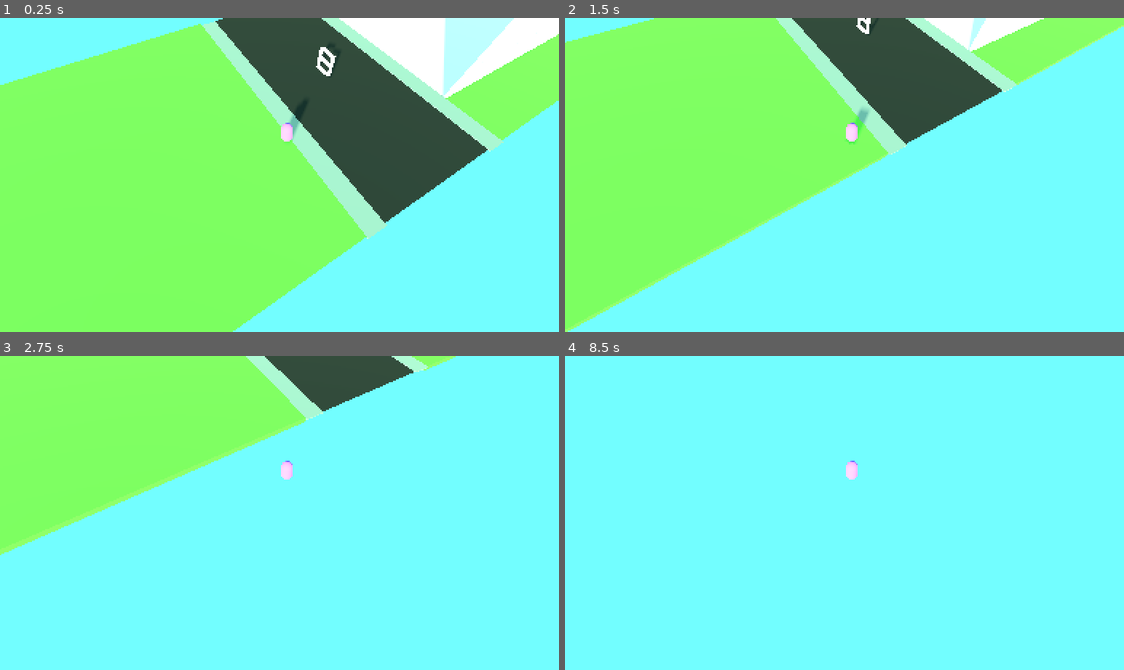
Above: before the commit, frames 1-4 (two rows, left to right).
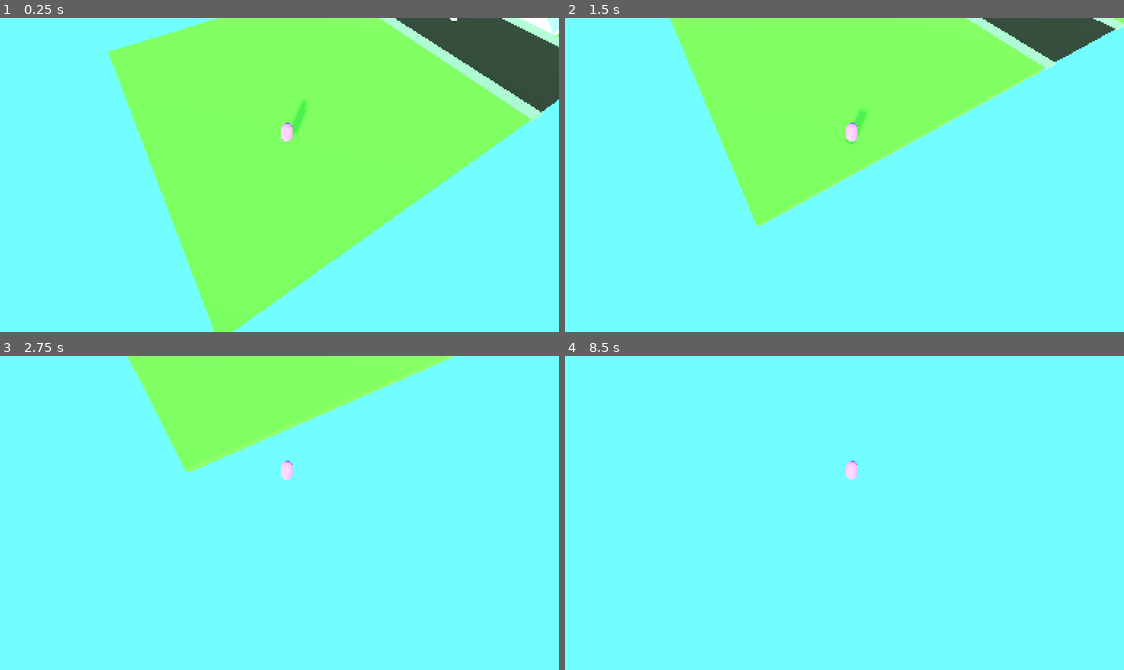
Above: after the commit, the same moments.

Repository: Shenanigans-and-also-tomfoolery/Soup-Stealer
Game: Godot game, scene res://level scenes/testWorld.tscn
Same seed, same stepped clock (60 frames per second), same inputs: the game is played once before the commit and once after it. The project has no main scene, so this scene is started directly.
Inputs:
- Up to frame 1 (0.25 s): no input
- Up to frame 2 (1.5 s): tap Enter (ui_accept) at 0.5, 0.77 s; hold D (right) 0.53-1.28 s; hold Shift (sprint) 0.53-1.28 s; hold S (down) from 1.28 s (still down); tap Shift (sprint) at 1.35 s
- Up to frame 3 (2.75 s): tap Enter (ui_accept) at 1.52 s; release S (down) at 2.03 s; hold D (right) from 2.03 s (still down); hold Shift (sprint) from 2.03 s (still down)
- Up to frame 4 (8.5 s): release D (right) at 2.78 s; release Shift (sprint) at 2.78 s; hold W (up) 2.78-3.53 s; tap Shift (sprint) every 1.5 s from 2.85 to 7.35 s; tap Enter (ui_accept) at 3.02, 3.77, 4.25, 4.52, 5, 5.75, 6.02, 6.5, 6.77, 7.25, 7.52 s; hold Shift (sprint) 3.53-4.28 s; hold A (left) 3.53-5.03 s; hold S (down) 5.03-5.78 s; hold Shift (sprint) 5.03-5.78 s; hold D (right) 5.78-6.53 s; hold W (up) 6.53-7.28 s; hold Shift (sprint) 6.53-7.28 s; hold D (right) 7.28-8.03 s; hold S (down) from 8.03 s (still down); hold Shift (sprint) from 8.03 s (still down)

The runs differ from the first frame. In frame 1, 50% of the frame differs, in the area x 0-100%, y 0-100%; in frame 2, 36%; in frame 3, 19%; in frame 4, less than 0.1%.

Commit message:
hide shop when you go in
area 3d still buggy asf

Diff:
--- a/level scenes/Shop.gd
+++ b/level scenes/Shop.gd
@@ -1,29 +1,39 @@
 extends Node3D
 
-
+var inShop = false
+var weirdBugfix = false
 # Called when the node enters the scene tree for the first time.
 func _ready():
+	inShop = false
 	pass # Replace with function body.
 
 
 # Called every frame. 'delta' is the elapsed time since the previous frame.
 func _process(delta):
-	pass
+	print(inShop)
+	if inShop == false: #if we're in the shop, hide the roof
+		get_node("Roof").visible = true
+	else:
+		get_node("Roof").visible = false
 
 
-func _on_player_entered(body):
+func _on_player_entered(CharacterBody3D):
+	inShop = true
 	print("Player entered!")
-	change_roof_opacity(0.7)
+
+	#change_roof_opacity(0.7)
 
 
-func _on_area_3d_body_exited(body):
+func _on_area_3d_body_exited(CharacterBody3D):
+	inShop = false
 	print("Player exited!")
-	change_roof_opacity(0)
+
+	#change_roof_opacity(0)
 
 
-func change_roof_opacity(opacity):
+func change_roof_opacity(opacity): #this doesn't work atm
 	#get all the nodes that make up the roof and set the opacity to them
-	var roof_parts = ["Roof/Back Wall2/wall/MeshInstance3D", "snalalp", "Roof/floor2/wall/MeshInstance3D", "Roof/Left wall2/wall/MeshInstance3D"]
+	var roof_parts = ["Roof/Back Wall2/wall/MeshInstance3D", "Roof/Right Wall2/wall/MeshInstance3D", "Roof/floor2/wall/MeshInstance3D", "Roof/Left wall2/wall/MeshInstance3D"]
 	for part_path in roof_parts:
 		var part = get_node_or_null(part_path)
 		if part and part.mesh and part.mesh.surface_get_material(0):
--- a/level scenes/testWorld.tscn
+++ b/level scenes/testWorld.tscn
@@ -6,6 +6,9 @@
 [ext_resource type="PackedScene" uid="uid://dvqvocl8sq51" path="res://scenes for objects/player.tscn" id="3_n2nfb"]
 [ext_resource type="PackedScene" uid="uid://d34uelyjjtxqq" path="res://scenes for objects/road.tscn" id="5_63gqu"]
 [ext_resource type="Environment" uid="uid://ojfh4uh8h184" path="res://fancyschmancy stuff/lightingstuff.tres" id="5_figy0"]
+
+[sub_resource type="BoxShape3D" id="BoxShape3D_g4j87"]
+size = Vector3(8.9953, 2.54944, 8.43201)
 
 [sub_resource type="BoxShape3D" id="BoxShape3D_ri8ee"]
 
@@ -24,9 +27,14 @@
 lightmap_size_hint = Vector2i(14, 21)
 material = SubResource("StandardMaterial3D_xq3dg")
 
-[sub_resource type="BoxShape3D" id="BoxShape3D_g4j87"]
+[node name="testWorld" type="Node3D"]
 
-[node name="testWorld" type="Node3D"]
+[node name="Area3D" type="Area3D" parent="."]
+transform = Transform3D(3, 0, 0, 0, 3, 0, 0, 0, 3, -3.34682, 1.92778, -23.1854)
+
+[node name="CollisionShape3D" type="CollisionShape3D" parent="Area3D"]
+transform = Transform3D(1, 0, 0, 0, 1, 0, 0, 0, 1, -0.0329597, 0.664382, 0.590881)
+shape = SubResource("BoxShape3D_g4j87")
 
 [node name="Shop" type="Node3D" parent="."]
 transform = Transform3D(1, 0, 0, 0, 1, 0, 0, 0, 1, -0.00965881, -0.0699084, 1.21292)
@@ -46,6 +54,7 @@
 
 [node name="Roof" type="Node3D" parent="Shop"]
 transform = Transform3D(-1, 8.74228e-08, 0, -8.74228e-08, -1, 0, 0, 0, 1, 0, 7.9727, 0)
+visible = false
 
 [node name="Left wall2" type="Node3D" parent="Shop/Roof"]
 transform = Transform3D(0.875, 0, 0, 0, 8.22463, 0, 0, 0, 2.34, -10.0583, -1.69003, -22.2777)
@@ -100,7 +109,7 @@
 transform = Transform3D(1, 0, 0, 0, 1, 0, 0, 0, 1, 0.00543046, 0.350739, -0.0191469)
 
 [node name="Player" parent="." instance=ExtResource("3_n2nfb")]
-transform = Transform3D(1, 0, 0, 0, 1, 0, 0, 0, 1, 6.40824, 2.24769, 9.3114)
+transform = Transform3D(1, 0, 0, 0, 1, 0, 0, 0, 1, 6.40824, 2.24769, 31.6176)
 
 [node name="Camera3D2" type="Camera3D" parent="Player"]
 transform = Transform3D(0.798026, -0.539953, 0.267592, 0.00312591, 0.447748, 0.894154, -0.602615, -0.712722, 0.359002, 5.5397, 14.3095, 6.506)
@@ -140,11 +149,5 @@
 [node name="Road" parent="." instance=ExtResource("5_63gqu")]
 transform = Transform3D(-1.7161e-07, 0, 11.1902, 0, 1, 0, -3.92598, 0, -4.89138e-07, 0, 0, 0)
 
-[node name="Area3D" type="Area3D" parent="."]
-transform = Transform3D(26.786, 0, 0, 0, 3.88619, 0, 0, 0, 20.0197, -3.34682, 1.92778, -21.0532)
-
-[node name="CollisionShape3D" type="CollisionShape3D" parent="Area3D"]
-shape = SubResource("BoxShape3D_g4j87")
-
 [connection signal="body_entered" from="Area3D" to="Shop" method="_on_player_entered"]
 [connection signal="body_exited" from="Area3D" to="Shop" method="_on_area_3d_body_exited"]
